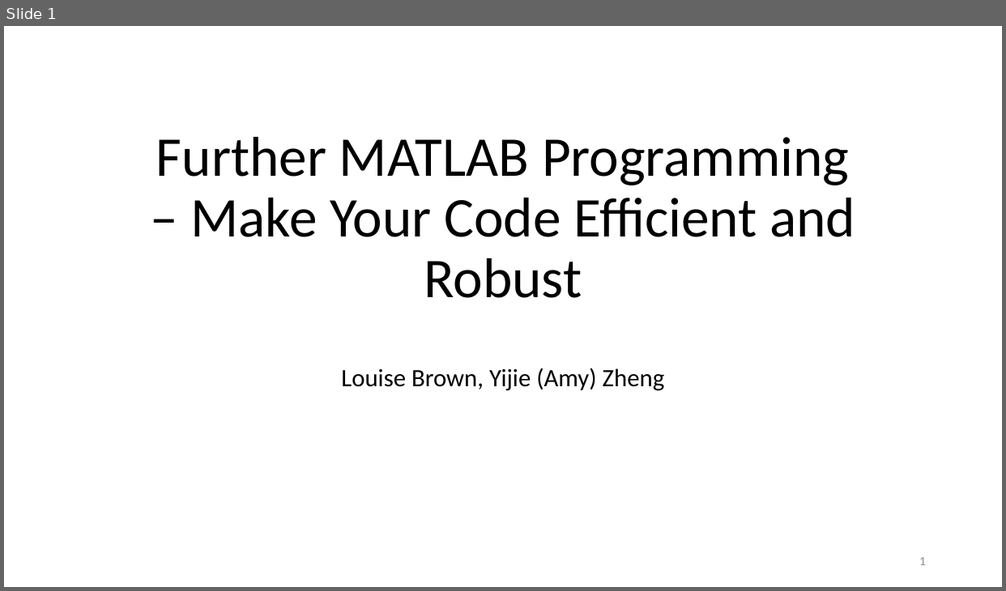
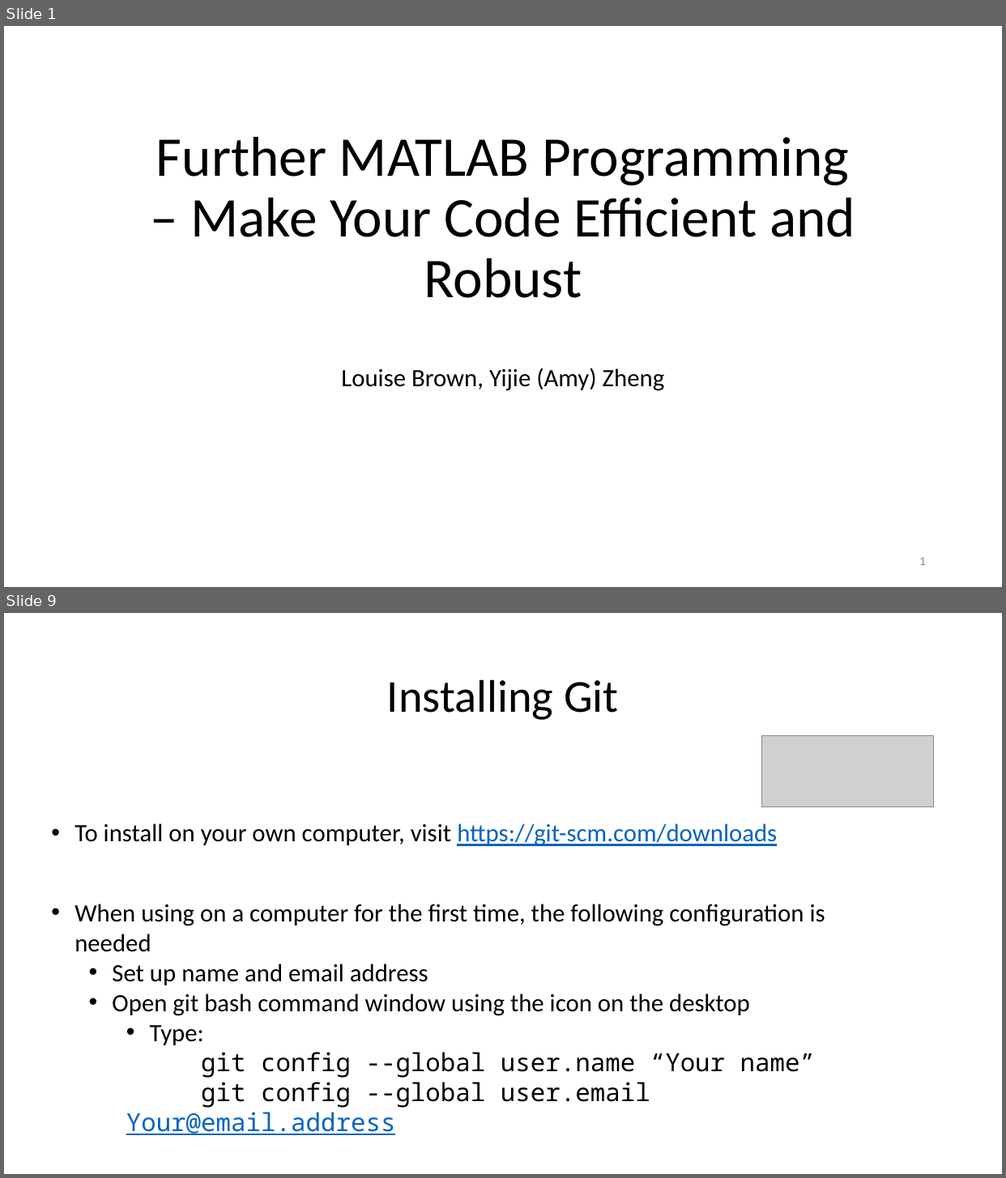
Before and after one commit to louisepb/Nottingham_Workshop, a slide deck: InstructorMaterials/Best Practices for Software Development using MATLAB.pptx. Shown one above the other, each under a label of ours: slide 1 before the commit, slides 1 and 9 after it; the slides between them are not shown. The pictures are 1006x591 and 1006x1178 pixels, drawn with LibreOffice and Linux fonts; fonts in the diff are those of the drawing; grey boxes stand for pictures. Boxes give left, top, right and bottom in pixels: in the first picture for what was removed or moved away, otherwise in the second. Text is boxed around its words. In the diff, an @@ line names an element or a change of style, - is before the commit and + after.

```diff
--- a/InstructorMaterials/Best Practices for Software Development using MATLAB.pptx
+++ b/InstructorMaterials/Best Practices for Software Development using MATLAB.pptx
@@ slide 9 added at [4,613,1002,1174], background #FFFFFF @@
@@ title added at [387,679,618,720], 44 pt, text #000000 @@
+Installing Git
@@ picture added at [761,735,933,807] @@
@@ text added at [74,824,825,1135], 24 pt, text #000000 @@
+• To install on your own computer, visit https://git-scm.com/downloads
+• When using on a computer for the first time, the following configuration is needed
+  • Set up name and email address
+  • Open git bash command window using the icon on the desktop
+    • Type:
+    git config --global user.name “Your name”
+    git config --global user.email Your@email.address
```
Also in this commit, not shown: 3 slides changed, 17 other slides added, 2 slides removed, 2 other files.
